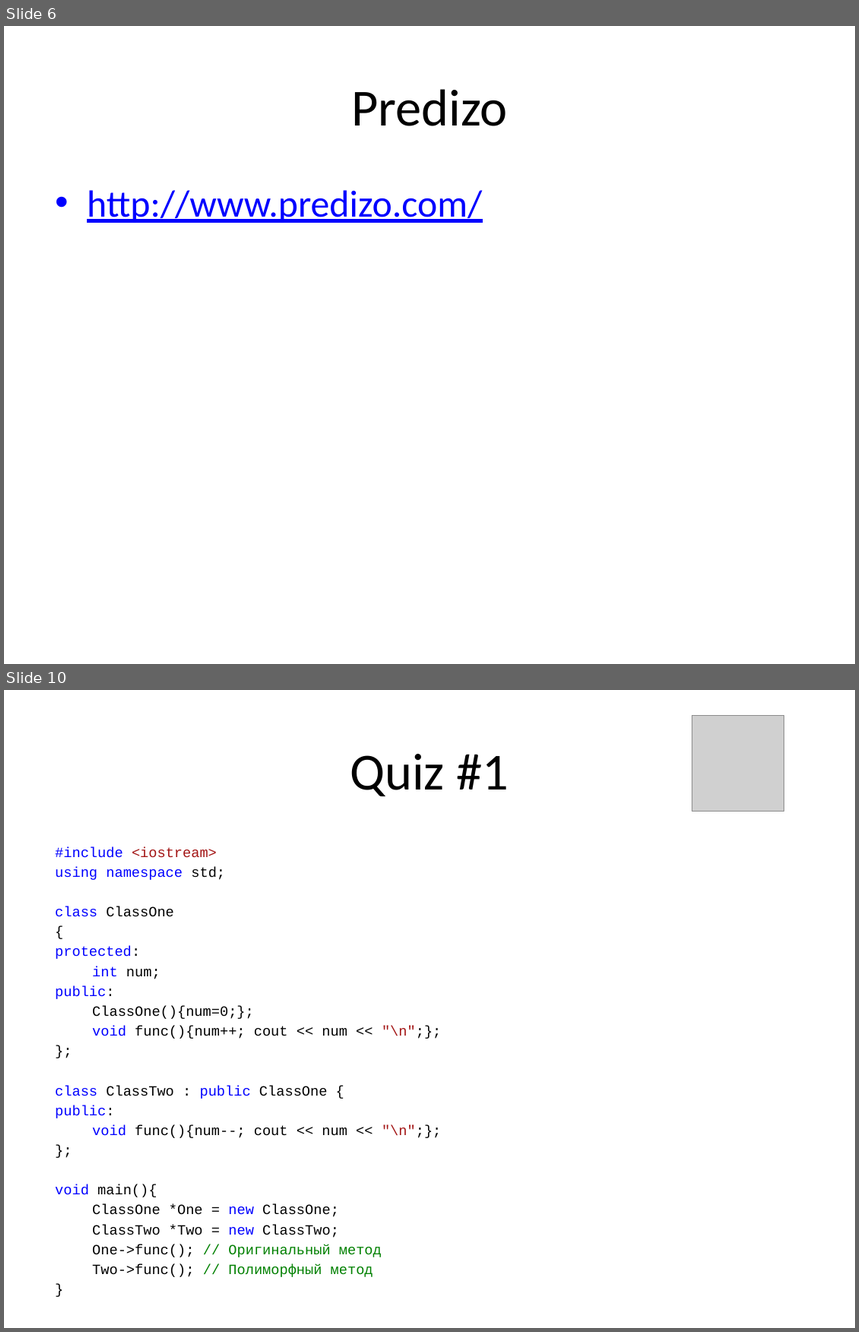
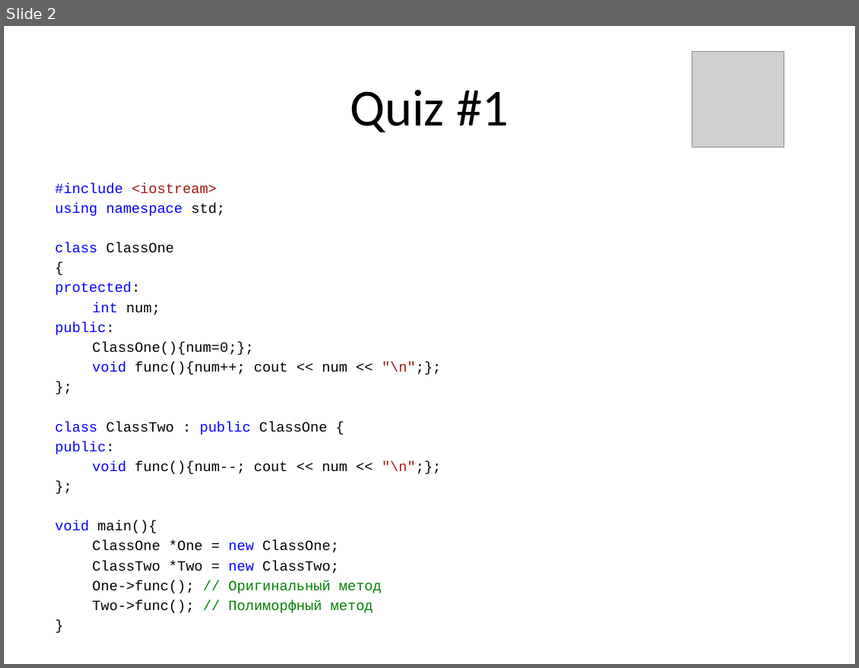
Before and after one commit to marozau/cpp_craft_0314, a slide deck: lections/1/cpp_craft_lec_1.pptx. Shown one above the other, each under a label of ours: slides 6 and 10 before the commit, slide 2 after it; the slides between them are not shown. The pictures are 859x1332 and 859x668 pixels, drawn with LibreOffice and Linux fonts; fonts in the diff are those of the drawing; grey boxes stand for pictures. Boxes give left, top, right and bottom in pixels: in the first picture for what was removed or moved away, otherwise in the second. Text is boxed around its words. In the diff, an @@ line names an element or a change of style, - is before the commit and + after.

```diff
--- a/lections/1/cpp_craft_lec_1.pptx
+++ b/lections/1/cpp_craft_lec_1.pptx
@@ slide 6 removed at bbox=[4, 26, 855, 664], background #FFFFFF @@
@@ title removed at bbox=[351, 89, 508, 126] @@
-Predizo
@@ text removed at bbox=[87, 190, 482, 223] @@
-• http://www.predizo.com/
@@ what was slide 10 is now slide 2 @@
```
Also in this commit, not shown: 1 slide added, 8 other slides removed, 1 other file.
